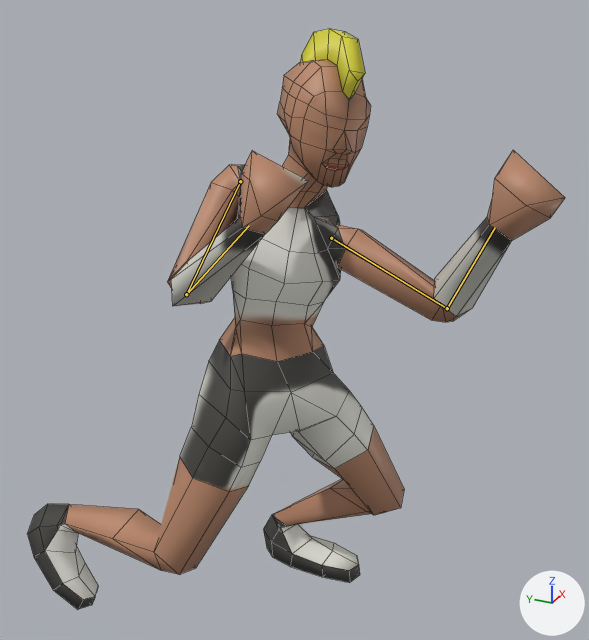
The FBX model female_warrior_2.fbx as it was, and as the next commit left it.
One viewpoint serves both versions: a 50 mm camera at (-1.81, -0.59, 2.02) aimed at (0.14, 0.29, 1.04). Lighting does not change. The marker at lower right points along +X, +Y and +Z. Both versions are drawn at frame 21 of the action 'Armature|Attack1.1'; the numbers are the values there. The bones that change are drawn over the model as lines. Mesh edges are drawn as thin lines.

The first picture shows 'Hunter'.
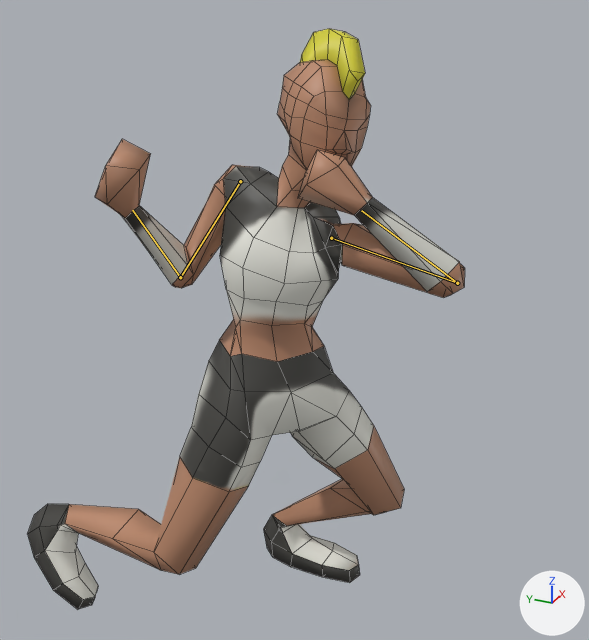
The edits, one by one:
Bone 'Bicep.L' (bone_bicep_l) turns from (72, -133, -44) to (-88, -51, 132) degrees about its own x, y and z.
Bone 'Forarm.L' (bone_forarm_l) turns from (76, 3, -4) to (138, 8, -3) degrees about its own x, y and z.
Bone 'Bicep.R' (bone_bicep_r) turns from (71, -32, 7) to (35, 28, 48) degrees about its own x, y and z.
Bone 'Forarm.R' (bone_forarm_r) turns from (114, -6, 4) to (106, -6, 4) degrees about its own x, y and z.

What differs and where, as boxes (x1, y1, x2, y2) in the pictures (589 x 640 px):
'Hunter', posed (19% narrower)
    before: (28, 29, 565, 609)
    after: (28, 29, 465, 609)
bone 'Bicep.L', root to tip
    before: (331, 238) to (447, 308)
    after: (331, 238) to (457, 283)
bone 'Forarm.L', root to tip
    before: (447, 308) to (495, 227)
    after: (457, 283) to (361, 210)
bone 'Bicep.R', root to tip
    before: (240, 181) to (186, 294)
    after: (240, 181) to (180, 277)
bone 'Forarm.R', root to tip
    before: (186, 294) to (249, 225)
    after: (180, 277) to (132, 210)
